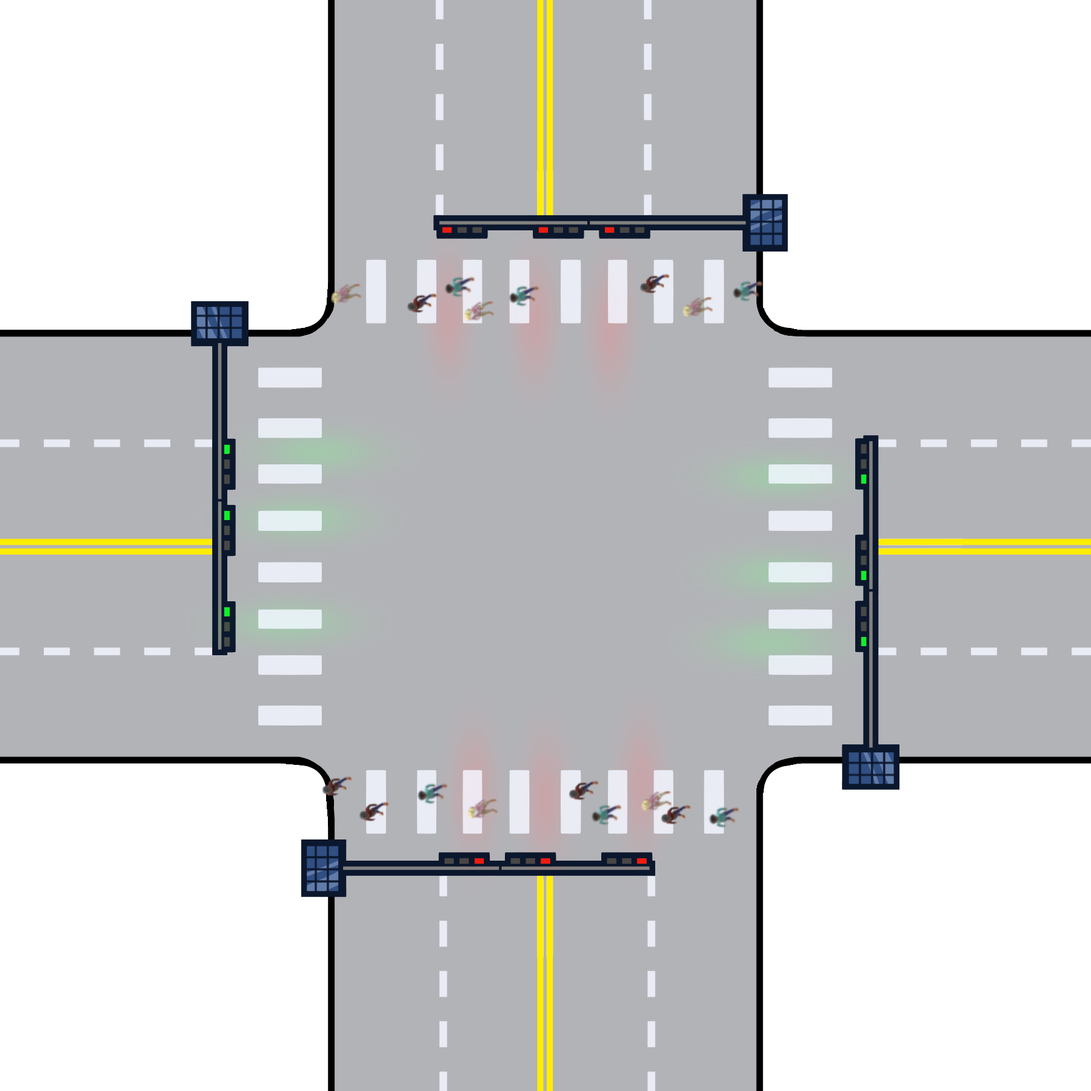
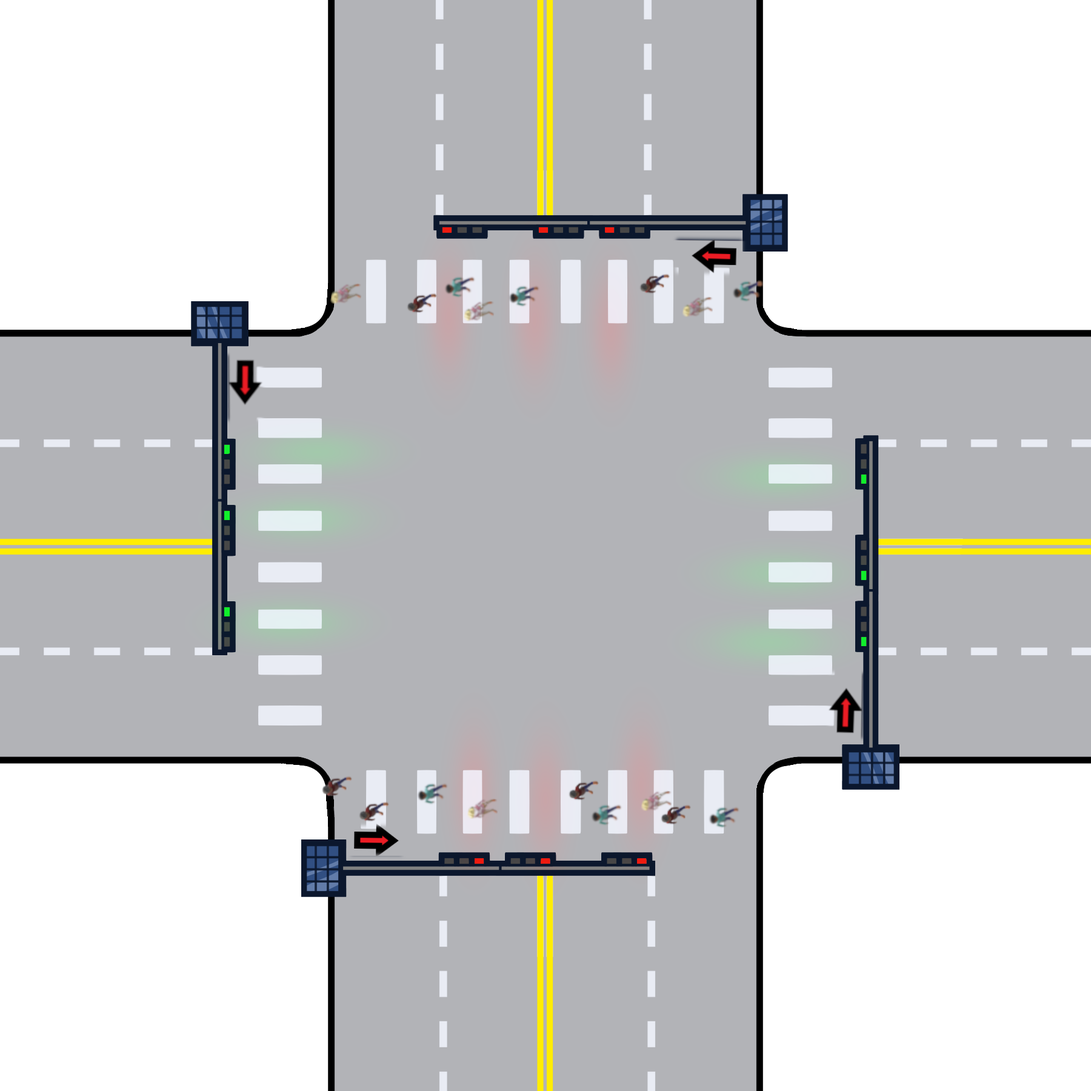
Comparing the layer stacks of the two 1091px x 1091px images. Changes:
removed layer "Pasted Layer copy #4" over [641, 790, 673, 812]
moved "Pasted Layer copy #2" above "Pasted Layer copy #1", painted on it over [227, 300, 495, 424]
removed layer "Pasted Layer copy" over [330, 283, 362, 304]
removed layer "crown #5" over [660, 804, 692, 826]
removed layer "crown #2" over [359, 801, 390, 823]
removed layer "crown #6" over [325, 776, 353, 797]
removed layer "crown #4" over [568, 780, 600, 802]
removed layer "crown #3" over [639, 273, 671, 295]
removed layer "crown #1" over [407, 292, 438, 314]
removed layer "crown copy #5" over [591, 804, 623, 826]
removed layer "crown copy #9" over [732, 279, 764, 302]
removed layer "crown copy #8" over [708, 807, 740, 829]
removed layer "crown copy #7" over [508, 285, 540, 307]
removed layer "crown copy #6" over [417, 783, 449, 805]
painted on "Pasted Layer copy #1" over [467, 669, 865, 820]
removed layer "Pasted Layer copy #3" over [682, 296, 714, 317]
added layer "Pasted Layer" above "Pasted Layer copy" over [348, 819, 405, 860]
renamed "crown copy #4" to "Pasted Layer copy", painted on it over [444, 235, 749, 299]
renamed "greenred.png" to "greenredppl4.png", painted on it over [227, 235, 865, 860]
